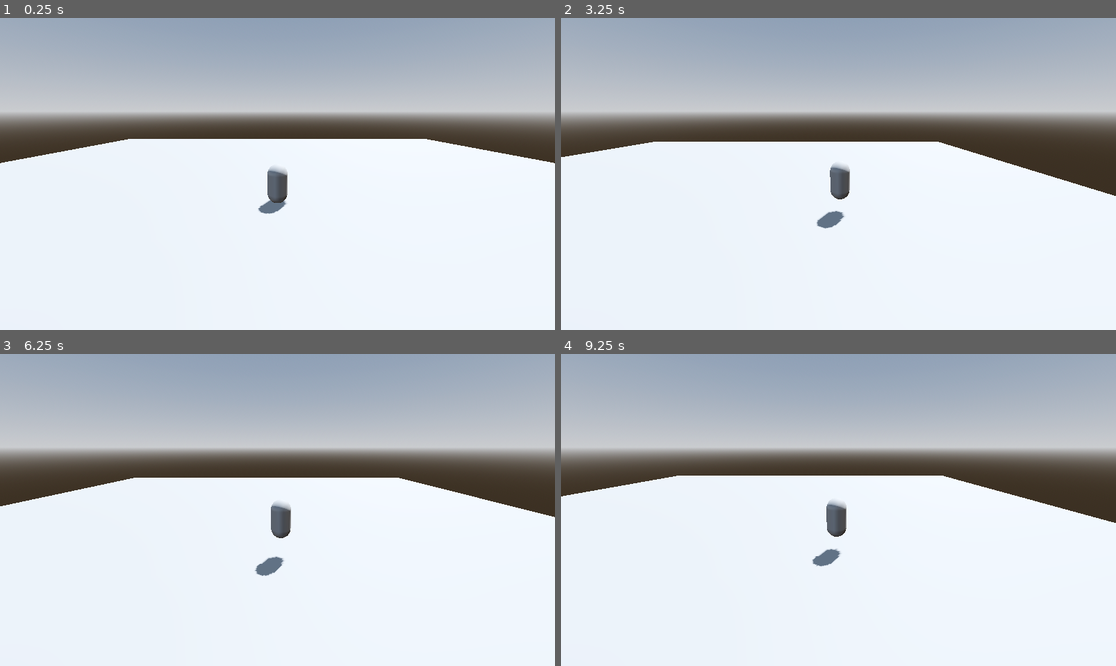
Above: before the commit, frames 1-4 (two rows, left to right).
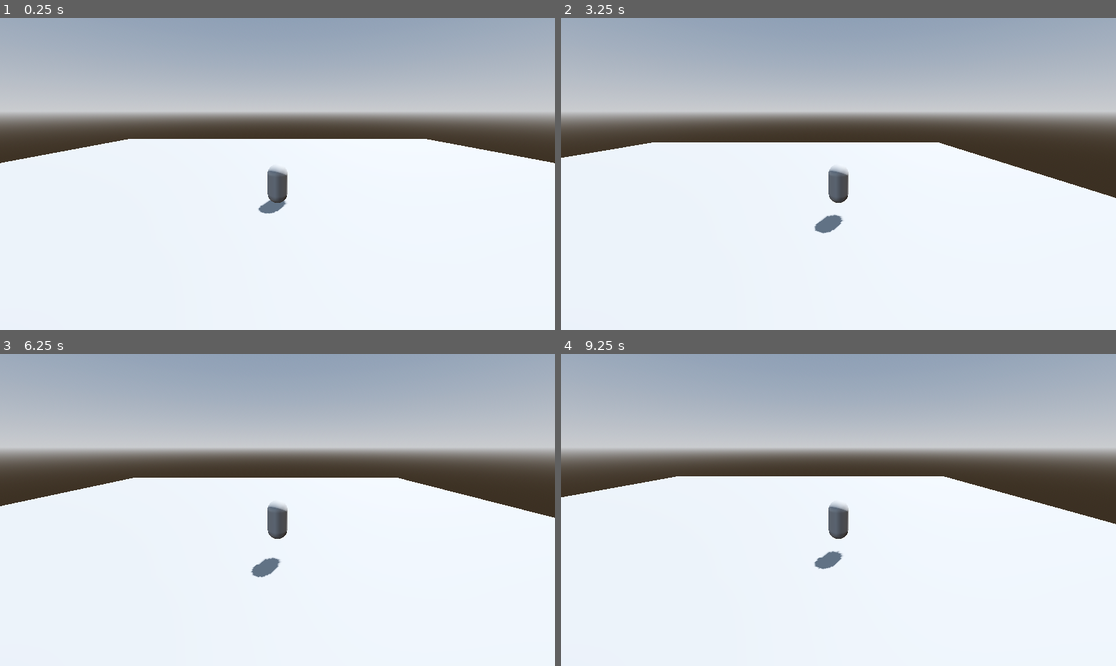
Above: after the commit, the same moments.

Repository: EppuKoskiranta/fgj26
Game: Godot game, scene res://Test/camera_test.tscn
The game is run twice, just before and just after one commit, with the same random seed, the same clock (stepped at 60 frames per second) and the same inputs. This scene is started directly instead of the project's main scene.
Inputs (mouse positions are in pixels of both pictures, inside the frame that each line leads up to):
- Up to frame 1 (0.25 s): no input
- Up to frame 2 (3.25 s): tap Enter (ui_accept) at 0.5, 0.77, 1.52, 3.02 s; move the mouse to (960, 158) at 0.52 s; hold Right (move_right) 0.53-1.28 s; hold Tab (SwitchCamera) 0.53-1.28 s; move the mouse to (727, 189) at 1.27 s; hold Down (move_backward) 1.28-2.03 s; tap Tab (SwitchCamera) at 1.35, 3.05 s; move the mouse to (894, 105) at 2.02 s; hold Right (move_right) 2.03-2.78 s; hold Tab (SwitchCamera) 2.03-2.78 s; right-click (894, 105) at 2.1 s; move the mouse to (810, 236) at 2.77 s; hold Up (move_forward) from 2.78 s (still down); tap E (interact) at 2.85 s
- Up to frame 3 (6.25 s): move the mouse to (444, 556) at 3.52 s; release Up (move_forward) at 3.53 s; hold Tab (SwitchCamera) 3.53-4.28 s; hold Left (move_left) 3.53-5.03 s; tap Enter (ui_accept) at 3.77, 4.52, 5.75, 6.02 s; move the mouse to (111, 463) at 4.27 s; tap Tab (SwitchCamera) at 4.35, 6.05 s; move the mouse to (305, 510) at 5.02 s; hold Down (move_backward) 5.03-5.78 s; hold Tab (SwitchCamera) 5.03-5.78 s; right-click (305, 510) at 5.1 s; move the mouse to (194, 432) at 5.77 s; hold Right (move_right) from 5.78 s (still down); tap E (interact) at 5.85 s
- Up to frame 4 (9.25 s): move the mouse to (960, 494) at 6.52 s; release Right (move_right) at 6.53 s; hold Up (move_forward) 6.53-7.28 s; hold Tab (SwitchCamera) 6.53-7.28 s; tap Enter (ui_accept) at 6.77, 7.52, 8, 9.02 s; move the mouse to (727, 525) at 7.27 s; hold Right (move_right) 7.28-8.03 s; tap Tab (SwitchCamera) at 7.35, 9.05 s; move the mouse to (894, 441) at 8.02 s; hold Down (move_backward) 8.03-8.78 s; hold Tab (SwitchCamera) 8.03-8.78 s; right-click (894, 441) at 8.1 s; move the mouse to (810, 572) at 8.77 s; hold Left (move_left) from 8.78 s (still down); tap E (interact) at 8.85 s

The runs differ from the first frame. In frame 1, less than 0.1% of the frame differs, in the area x 5-95%, y 38-63%; in frame 2, 0.6%, in the area x 0-100%, y 39-70%; in frame 3, 0.3%; in frame 4, 0.5%.

Commit message:
player camera snaps for default view

Diff:
--- a/fgj-26-godot/Camera/player_camera.gd
+++ b/fgj-26-godot/Camera/player_camera.gd
@@ -5,6 +5,7 @@
 
 var default_attachment : CameraDockingStation = null
 var current_attachment : CameraDockingStation = null
+var fps_view : bool = false
 
 func _ready() -> void:
 	set_process(false)
@@ -13,18 +14,24 @@
 func init(player_camera_attachment : CameraDockingStation) -> void:
 	default_attachment = player_camera_attachment
 	current_attachment = default_attachment
+	fps_view = true
 
 func _physics_process(delta: float) -> void:
 	assert(null != default_attachment, "Forgot to call init!")
 	if null == current_attachment :
 		current_attachment = default_attachment
 
-	var tracking_weight: float = (1.0 - exp(-tracking_time_constant*delta))
-	global_transform = global_transform.interpolate_with( \
-		current_attachment.global_transform, tracking_weight)
+	if fps_view:
+		global_transform = current_attachment.global_transform
+	else:
+		var tracking_weight: float = (1.0 - exp(-tracking_time_constant*delta))
+		global_transform = global_transform.interpolate_with( \
+			current_attachment.global_transform, tracking_weight)
 
 func attach_to(viewpoint : CameraDockingStation) -> void:
 	current_attachment = viewpoint
+	fps_view = false
 
 func detach_from_viewpoint() -> void:
 	current_attachment = default_attachment
+	fps_view = true
